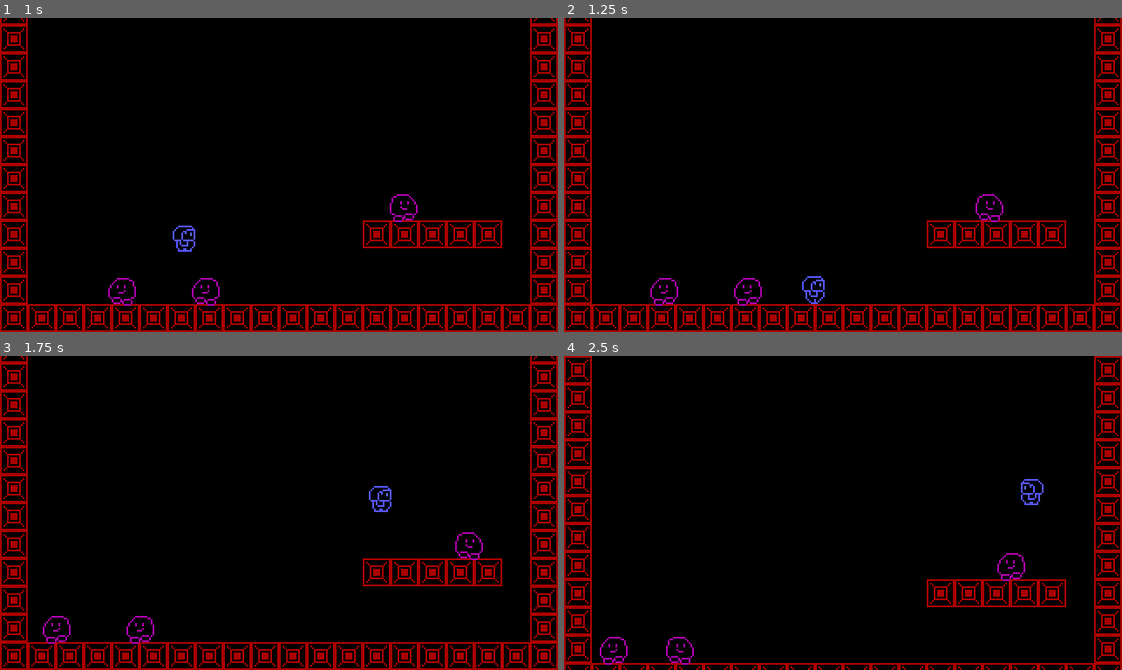
Above: before the commit, frames 1-4 (two rows, left to right).
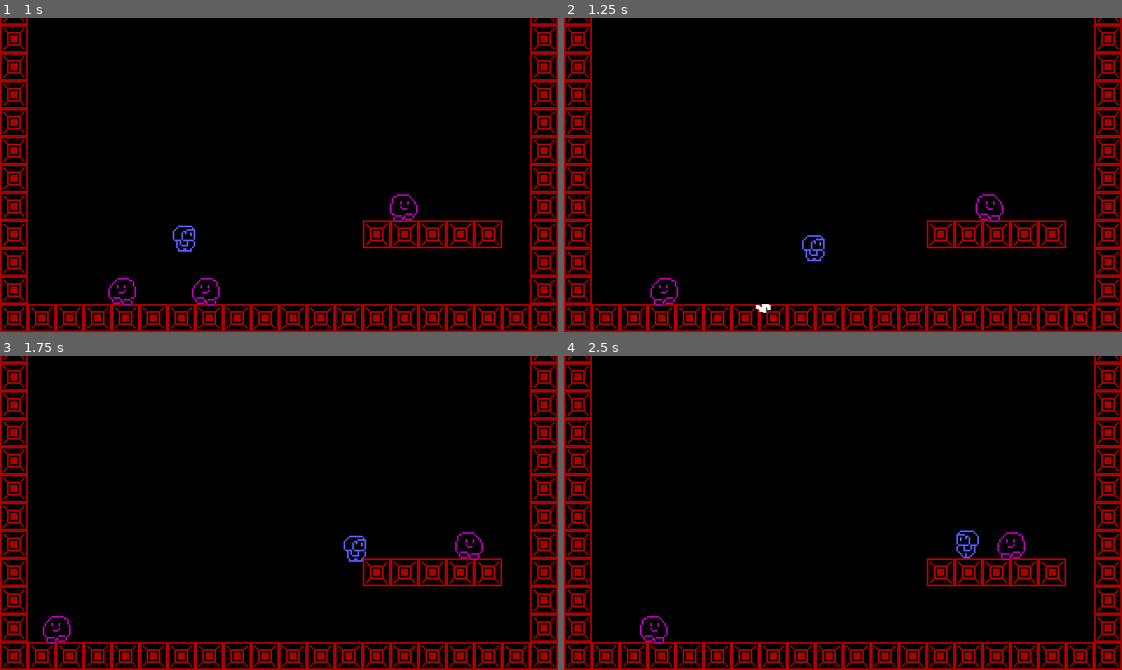
Above: after the commit, the same moments.

Repository: qbradq/lgj2022
Game: Godot game, scene res://Room/Test/Test1.tscn
The game is run twice, just before and just after one commit, with the same random seed, the same clock (stepped at 60 frames per second) and the same inputs. The engine's default icon, where the game draws it, is replaced by a stand-in: a white triangle on a blue panel in a dark square.
Inputs:
- Up to frame 1 (1 s): tap Enter (ui_accept) at 0.5 s; hold Right (ui_right) from 0.53 s (still down); hold Enter (ui_accept) from 0.53 s (still down)
- Up to frame 2 (1.25 s): keep holding Right (ui_right); keep holding Enter (ui_accept)
- Up to frame 3 (1.75 s): keep holding Right (ui_right); release Enter (ui_accept) at 1.28 s; tap Enter (ui_accept) at 1.35, 1.52 s
- Up to frame 4 (2.5 s): tap Enter (ui_accept) at 1.82 s; release Right (ui_right) at 2.03 s; hold Left (ui_left) from 2.03 s (still down); hold Enter (ui_accept) from 2.03 s (still down)

Frame 1 is identical in both runs. In frame 2, 0.4% of the frame differs, in the area x 30-47%, y 69-94%; in frame 3, 0.4%; in frame 4, 9.4%, in the area x 0-100%, y 0-100%.

Commit message:
Added bouncing off enemies and squishing

Diff:
--- a/Enemy/Enemy.gd
+++ b/Enemy/Enemy.gd
@@ -7,7 +7,7 @@
 
 export var walk_speed:float = 50.0
 export var hit_points:int = 1
-
+export var dead:float = false
 
 var velocity:Vector2
 var facing_left:bool
@@ -15,6 +15,8 @@
 
 
 func _physics_process(delta):
+	if dead:
+		return
 	iframes -= delta
 	iframes = max(0.0, iframes)
 	if iframes:
@@ -48,10 +50,27 @@
 		die()
 
 
-func die():
-	queue_free()
+func turn_off():
+	dead = true
+	collision_layer = 0
+	collision_mask = 0
+	$Sprite.visible = false
+	$LeftWallRayCast.collision_mask = 0
+	$RightWallRayCast.collision_mask = 0
+	$LeftFloorRayCast.collision_mask = 0
+	$RightFloorRayCast.collision_mask = 0
+	$BounceArea.collision_layer = 0
+	$BounceArea.collision_mask = 0
 
 
+func die():
+	turn_off()
+	$AnimationPlayer.play("Die")
 
-func _on_StompArea_body_entered(body):
-	print("bounce")
+
+func get_bounced_on(from):
+	turn_off()
+	$SquishParticles.emitting = true
+	$Timer.start(0.5)
+	yield($Timer, "timeout")
+	queue_free()
--- a/Enemy/Enemy.tscn
+++ b/Enemy/Enemy.tscn
@@ -17,6 +17,30 @@
 tracks/0/imported = false
 tracks/0/enabled = true
 tracks/0/keys = {
+"times": PoolRealArray( 0 ),
+"transitions": PoolRealArray( 1 ),
+"update": 0,
+"values": [ 0.0 ]
+}
+tracks/1/type = "value"
+tracks/1/path = NodePath("SquishParticles:emitting")
+tracks/1/interp = 1
+tracks/1/loop_wrap = true
+tracks/1/imported = false
+tracks/1/enabled = true
+tracks/1/keys = {
+"times": PoolRealArray( 0 ),
+"transitions": PoolRealArray( 1 ),
+"update": 0,
+"values": [ false ]
+}
+tracks/2/type = "value"
+tracks/2/path = NodePath(".:dead")
+tracks/2/interp = 1
+tracks/2/loop_wrap = true
+tracks/2/imported = false
+tracks/2/enabled = true
+tracks/2/keys = {
 "times": PoolRealArray( 0 ),
 "transitions": PoolRealArray( 1 ),
 "update": 0,
@@ -62,6 +86,8 @@
 anims/Idle = SubResource( 6 )
 anims/RESET = SubResource( 5 )
 
+[node name="Timer" type="Timer" parent="."]
+
 [node name="Sprite" type="Sprite" parent="."]
 material = SubResource( 8 )
 position = Vector2( 0, -32 )
@@ -93,12 +119,27 @@
 position = Vector2( 0, -32.5 )
 shape = SubResource( 1 )
 
-[node name="StompArea" type="Area2D" parent="."]
+[node name="BounceArea" type="Area2D" parent="."]
 position = Vector2( 0, -72 )
-collision_layer = 0
-collision_mask = 2
+collision_layer = 8
+collision_mask = 16
 
-[node name="CollisionShape2D" type="CollisionShape2D" parent="StompArea"]
+[node name="CollisionShape2D" type="CollisionShape2D" parent="BounceArea"]
 shape = SubResource( 9 )
 
-[connection signal="body_entered" from="StompArea" to="." method="_on_StompArea_body_entered"]
+[node name="SquishParticles" type="CPUParticles2D" parent="."]
+emitting = false
+amount = 16
+lifetime = 0.5
+one_shot = true
+explosiveness = 1.0
+lifetime_randomness = 1.0
+local_coords = false
+direction = Vector2( 0, 1 )
+spread = 90.0
+gravity = Vector2( 0, 0 )
+initial_velocity = 20.0
+initial_velocity_random = 1.0
+scale_amount = 2.0
+
+[connection signal="body_entered" from="BounceArea" to="." method="_on_StompArea_body_entered"]
--- a/Enemy/Squish/Squish.gd
+++ b/Enemy/Squish/Squish.gd
@@ -12,7 +12,3 @@
 	elif $LeftFloorRayCast.is_colliding() == false or $RightFloorRayCast.is_colliding() == false:
 		facing_left = not facing_left
 	walk()
-
-
-func _on_StompArea_body_entered(body):
-	print("bounce")
--- a/Enemy/Squish/Squish.tscn
+++ b/Enemy/Squish/Squish.tscn
@@ -111,10 +111,6 @@
 position = Vector2( 0, -8 )
 shape = SubResource( 9 )
 
-[node name="StompArea" parent="." index="7"]
-position = Vector2( 0, -95 )
-collision_layer = 8
-
-[node name="CollisionShape2D" parent="StompArea" index="0"]
-position = Vector2( 0, 78 )
+[node name="CollisionShape2D" parent="BounceArea" index="0"]
+position = Vector2( 0, 56 )
 shape = SubResource( 10 )
--- a/Player/Player.gd
+++ b/Player/Player.gd
@@ -14,6 +14,8 @@
 var terminal_velocity:Vector2 = Vector2.DOWN * 450.0
 var wall_slide_max_velocity:Vector2 = Vector2.DOWN * 75.0
 var wall_jump_force:Vector2 = Vector2.UP * 350.0 + Vector2.RIGHT * 100.0
+var bounce_force:Vector2 = Vector2.UP * 150.0
+var big_bounce_force:Vector2 = Vector2.UP * 350.0
 
 
 var velocity:Vector2
@@ -104,3 +106,17 @@
 		$Sprite.flip_h = false
 	# Wall slide animation
 	$WallSlideParticles.emitting = is_wall_slide and not is_on_floor() and velocity.y > 0.0
+
+
+func _on_Feet_area_entered(area):
+	if velocity.y < 0.0:
+		return
+	area.get_parent().get_bounced_on(self)
+	bounce(area.get_parent().global_position)
+
+
+func bounce(from):
+	if Input.is_action_pressed("ui_accept"):
+		velocity.y = big_bounce_force.y
+	else:
+		velocity.y = bounce_force.y
--- a/Player/Player.tscn
+++ b/Player/Player.tscn
@@ -72,9 +72,11 @@
 [sub_resource type="RectangleShape2D" id=5]
 extents = Vector2( 4, 7.5 )
 
+[sub_resource type="RectangleShape2D" id=6]
+extents = Vector2( 5, 1.5 )
+
 [node name="Player" type="KinematicBody2D"]
 collision_layer = 2
-collision_mask = 9
 script = ExtResource( 2 )
 
 [node name="AnimationPlayer" type="AnimationPlayer" parent="."]
@@ -118,3 +120,13 @@
 
 [node name="ShotPosition" type="Position2D" parent="."]
 position = Vector2( 0, -7 )
+
+[node name="Feet" type="Area2D" parent="."]
+collision_layer = 16
+collision_mask = 8
+
+[node name="CollisionShape2D" type="CollisionShape2D" parent="Feet"]
+position = Vector2( 0, -1.5 )
+shape = SubResource( 6 )
+
+[connection signal="area_entered" from="Feet" to="." method="_on_Feet_area_entered"]
--- a/project.godot
+++ b/project.godot
@@ -114,6 +114,7 @@
 2d_physics/layer_2="Player"
 2d_physics/layer_3="Enemy"
 2d_physics/layer_4="BounceArea"
+2d_physics/layer_5="PlayerFeet"
 
 [physics]
 
Not shown: 1 places in Player/Player.tscn that only renumber resources
